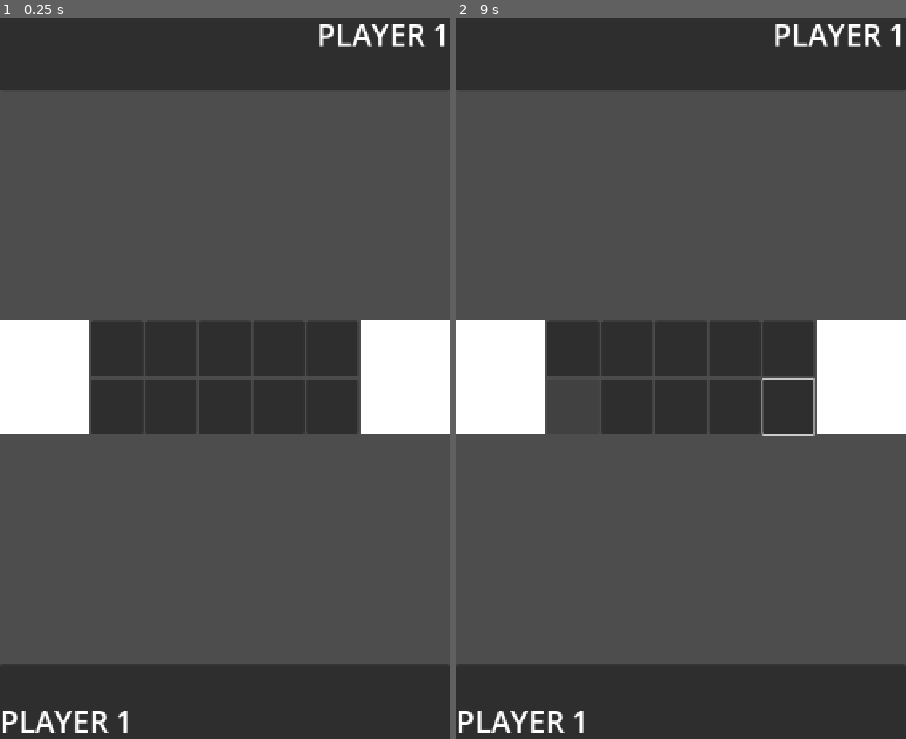
Above: before the commit, frames 1-2 (left to right).
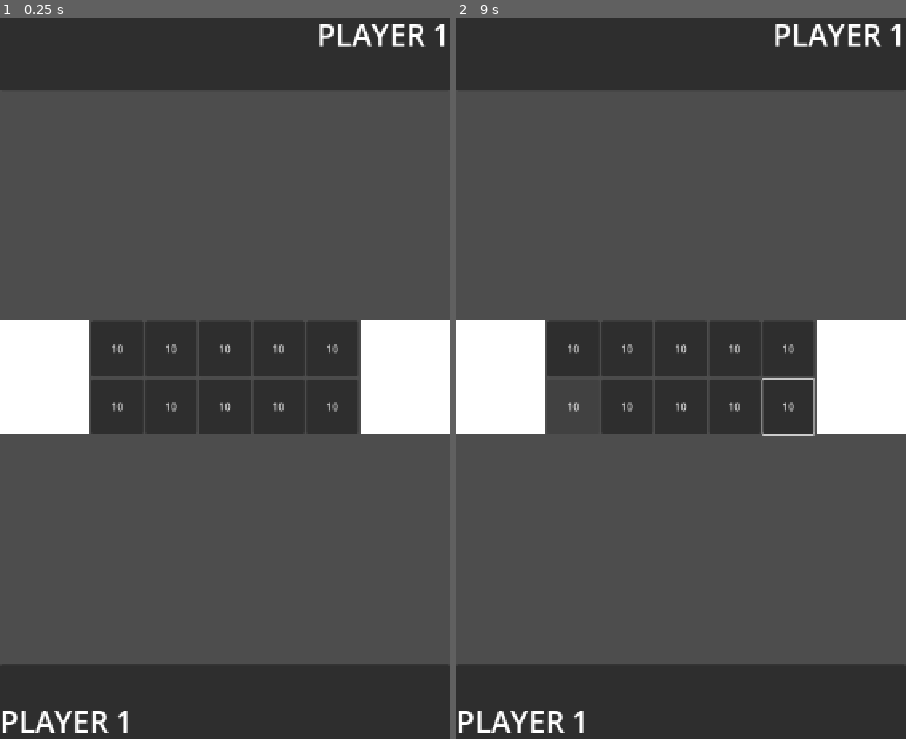
Above: after the commit, the same moments.

Repository: LeYohan-rgb/trad-games-hub
Game: Godot game, scene res://Scenes/adjiboto_room.tscn
Same seed, same stepped clock (60 frames per second), same inputs: the game is played once before the commit and once after it. This scene is started directly instead of the project's main scene.
Inputs (mouse positions are in pixels of both pictures, inside the frame that each line leads up to):
- Up to frame 1 (0.25 s): no input
- Up to frame 2 (9 s): click (573, 349) at 0.5 s; click (627, 349) at 1.25 s; click (681, 349) at 2 s; click (735, 349) at 2.75 s; click (789, 349) at 3.5 s; click (573, 407) at 4.25 s; click (627, 407) at 5 s; click (681, 407) at 5.75 s; click (735, 407) at 6.5 s; click (789, 407) at 7.25 s; tap Enter at 8 s; move the mouse to (780, 335) at 8.02 s; hold Right 8.03-8.78 s; tap Alt at 8.1 s; click (780, 335) at 8.17 s; tap Space at 8.75 s; move the mouse to (591, 414) at 8.77 s; hold Down from 8.78 s (still down); tap Shift at 8.85 s

The runs differ from the first frame. In frame 1, 0.2% of the frame differs, in the area x 24-76%, y 45-55%; in frame 2, 0.2%.
Error before the commit: Out of bounds get index '0' (on base: 'Array[String]') (res://Scripts/adjiboto_room.gd:18)
Error after the commit: Out of bounds get index '0' (on base: 'Array[String]') (res://Scripts/adjiboto_room.gd:34)

Commit message:
Creating logic for filling up the holes"

Diff:
--- a/Scenes/adjiboto_room.tscn
+++ b/Scenes/adjiboto_room.tscn
@@ -63,51 +63,61 @@
 layout_mode = 2
 size_flags_horizontal = 3
 size_flags_vertical = 3
+text = "10"
 
 [node name="btn_2_4" type="Button" parent="HBoxContainer/holes_container" unique_id=322805794]
 layout_mode = 2
 size_flags_horizontal = 3
 size_flags_vertical = 3
+text = "10"
 
 [node name="btn_2_3" type="Button" parent="HBoxContainer/holes_container" unique_id=43899785]
 layout_mode = 2
 size_flags_horizontal = 3
 size_flags_vertical = 3
+text = "10"
 
 [node name="btn_2_2" type="Button" parent="HBoxContainer/holes_container" unique_id=2061236883]
 layout_mode = 2
 size_flags_horizontal = 3
 size_flags_vertical = 3
+text = "10"
 
 [node name="btn_2_1" type="Button" parent="HBoxContainer/holes_container" unique_id=35171036]
 layout_mode = 2
 size_flags_horizontal = 3
 size_flags_vertical = 3
+text = "10"
 
 [node name="btn_1_1" type="Button" parent="HBoxContainer/holes_container" unique_id=521882417]
 layout_mode = 2
 size_flags_horizontal = 3
 size_flags_vertical = 3
+text = "10"
 
 [node name="btn_1_2" type="Button" parent="HBoxContainer/holes_container" unique_id=470673280]
 layout_mode = 2
 size_flags_horizontal = 3
 size_flags_vertical = 3
+text = "10"
 
 [node name="btn_1_3" type="Button" parent="HBoxContainer/holes_container" unique_id=1351612371]
 layout_mode = 2
 size_flags_horizontal = 3
 size_flags_vertical = 3
+text = "10"
 
 [node name="btn_1_4" type="Button" parent="HBoxContainer/holes_container" unique_id=1071247957]
 layout_mode = 2
 size_flags_horizontal = 3
 size_flags_vertical = 3
+text = "10"
 
 [node name="btn_1_5" type="Button" parent="HBoxContainer/holes_container" unique_id=1186356288]
 layout_mode = 2
 size_flags_horizontal = 3
 size_flags_vertical = 3
+text = "10"
 
 [node name="Control2" type="Control" parent="HBoxContainer" unique_id=125021669]
 layout_mode = 2
--- a/Scripts/adjiboto_room.gd
+++ b/Scripts/adjiboto_room.gd
@@ -2,6 +2,22 @@
 
 @onready var player_1_label = $player_1_panel/Label
 @onready var player_2_label = $player_2_panel/Label
+
+var game_state = {
+	1: 10,
+	2: 10,
+	3: 10,
+	4: 10,
+	5: 10,
+	6: 10,
+	7: 10,
+	8: 10,
+	9: 10,
+	10: 10,
+	"turn": 0,
+	"player_1_stones": 0,
+	"player_2_stones": 0
+}
 # Called when the node enters the scene tree for the first time.
 func _ready() -> void:
 
--- /dev/null
+++ b/Scripts/holes_container.gd
@@ -0,0 +1,11 @@
+extends GridContainer
+
+
+# Called when the node enters the scene tree for the first time.
+func _ready() -> void:
+	pass # Replace with function body.
+
+
+# Called every frame. 'delta' is the elapsed time since the previous frame.
+func _process(delta: float) -> void:
+	pass
Not shown, added: Scripts/holes_container.gd.uid
